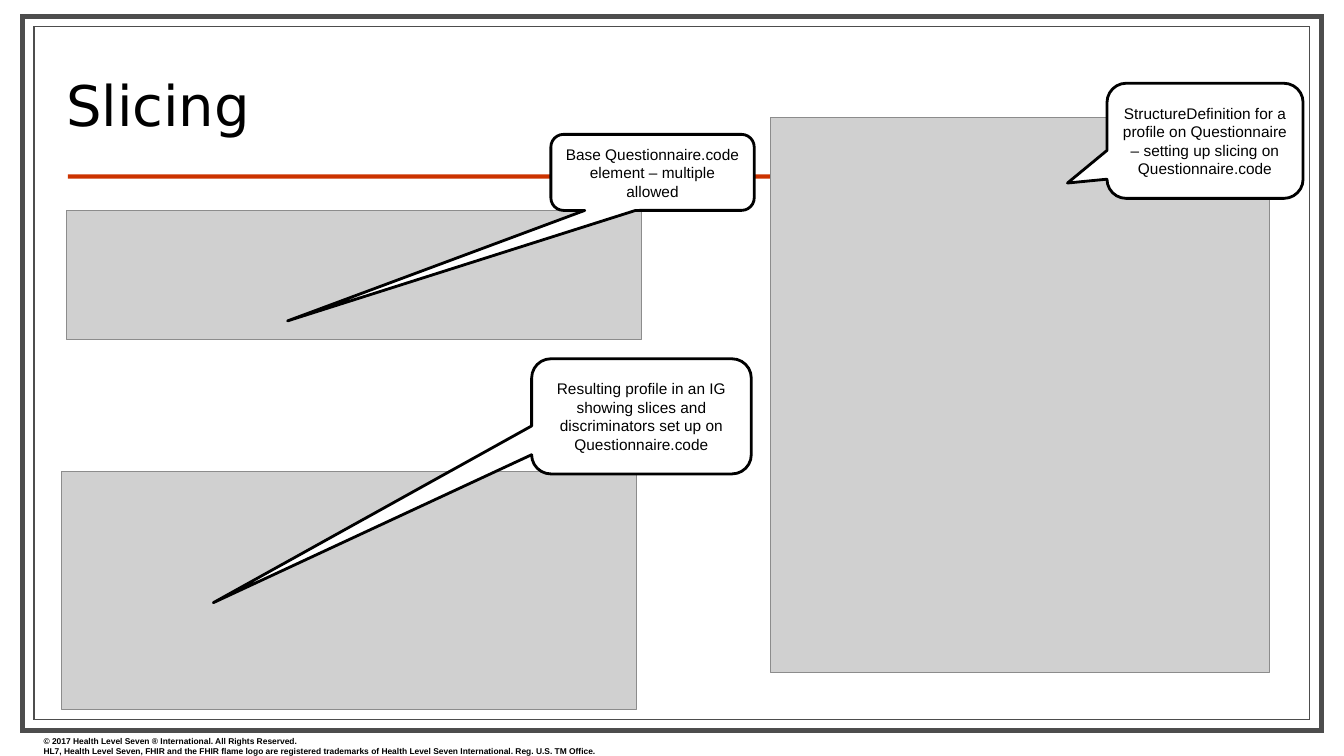
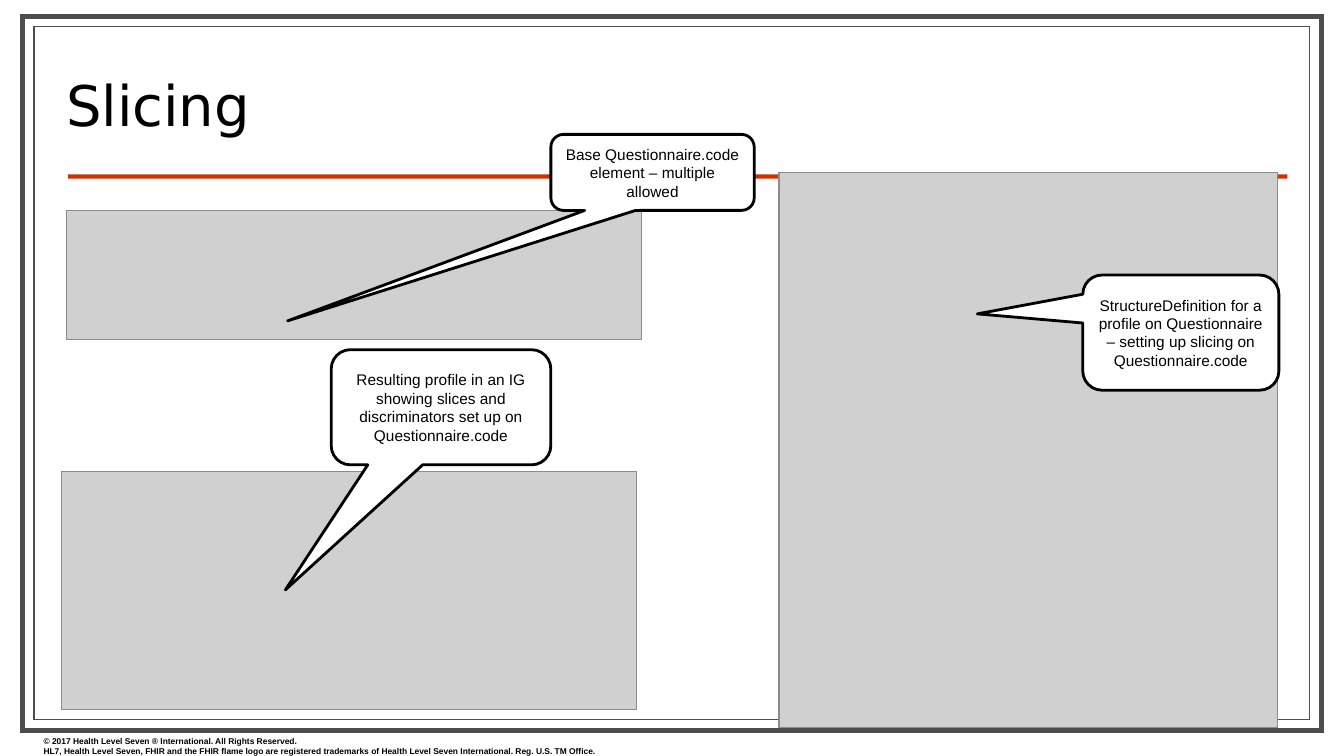
Before and after one commit to FHIR/documents, a slide deck: slide 18 of presentations/2019-09 IG Training/FHIR Profiling - Sarah.pptx (slide 16 before the commit). Drawn at 1344x756 pixels with LibreOffice and Linux fonts; fonts in the diff are those of the drawing; grey boxes stand for pictures; background and template pictures are left out. Boxes give left, top, right and bottom in pixels: in the first picture for what was removed or moved away, otherwise in the second. Text is boxed around its words. In the diff, an @@ line names an element or a change of style, - is before the commit and + after.

```diff
--- a/presentations/2019-09 IG Training/FHIR Profiling - Sarah.pptx
+++ b/presentations/2019-09 IG Training/FHIR Profiling - Sarah.pptx
@@ picture: place and size @@
-picture at (770, 117, 1269, 673)
+picture at (779, 172, 1278, 728)
@@ rounded speech box "StructureDefinition for a profile on ..." at (1083, 275, 1279, 390): proportions changed @@
@@ rounded speech box "StructureDefinition for a profile on ...": place and size @@
-rounded speech box "StructureDefinition for a profile on ..." at (1107, 84, 1304, 199)
+rounded speech box "StructureDefinition for a profile on ..." at (1083, 275, 1279, 390)
@@ rounded speech box "Resulting profile in an IG ...": place and size @@
-rounded speech box "Resulting profile in an IG ..." at (531, 359, 751, 474)
+rounded speech box "Resulting profile in an IG ..." at (332, 350, 552, 465)
@@ rounded speech box "Resulting profile in an IG ..." at (332, 350, 552, 465): proportions changed @@
```
Also in this commit, not shown: 10 other slides changed, 4 slides added, 3 slides removed.
